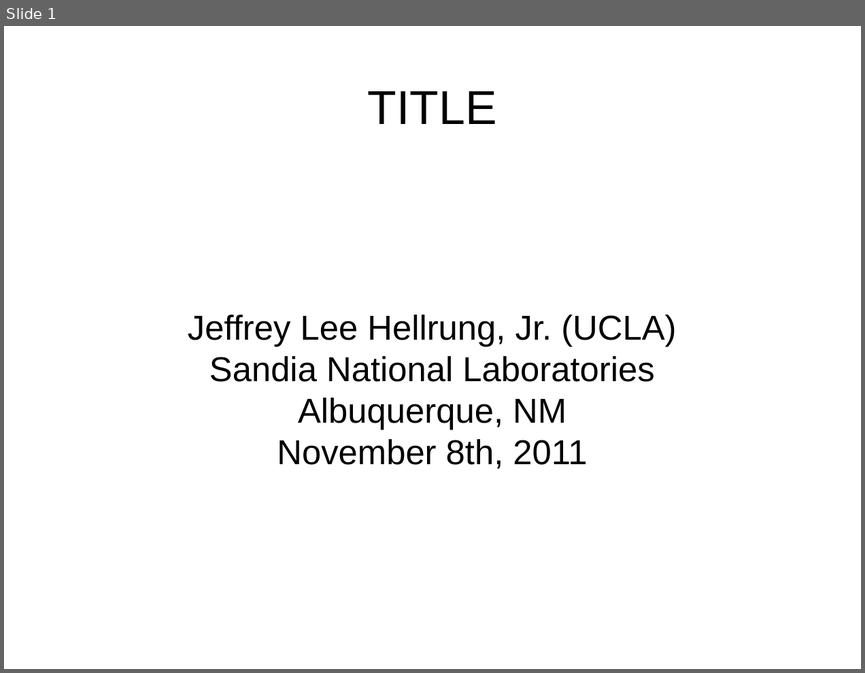
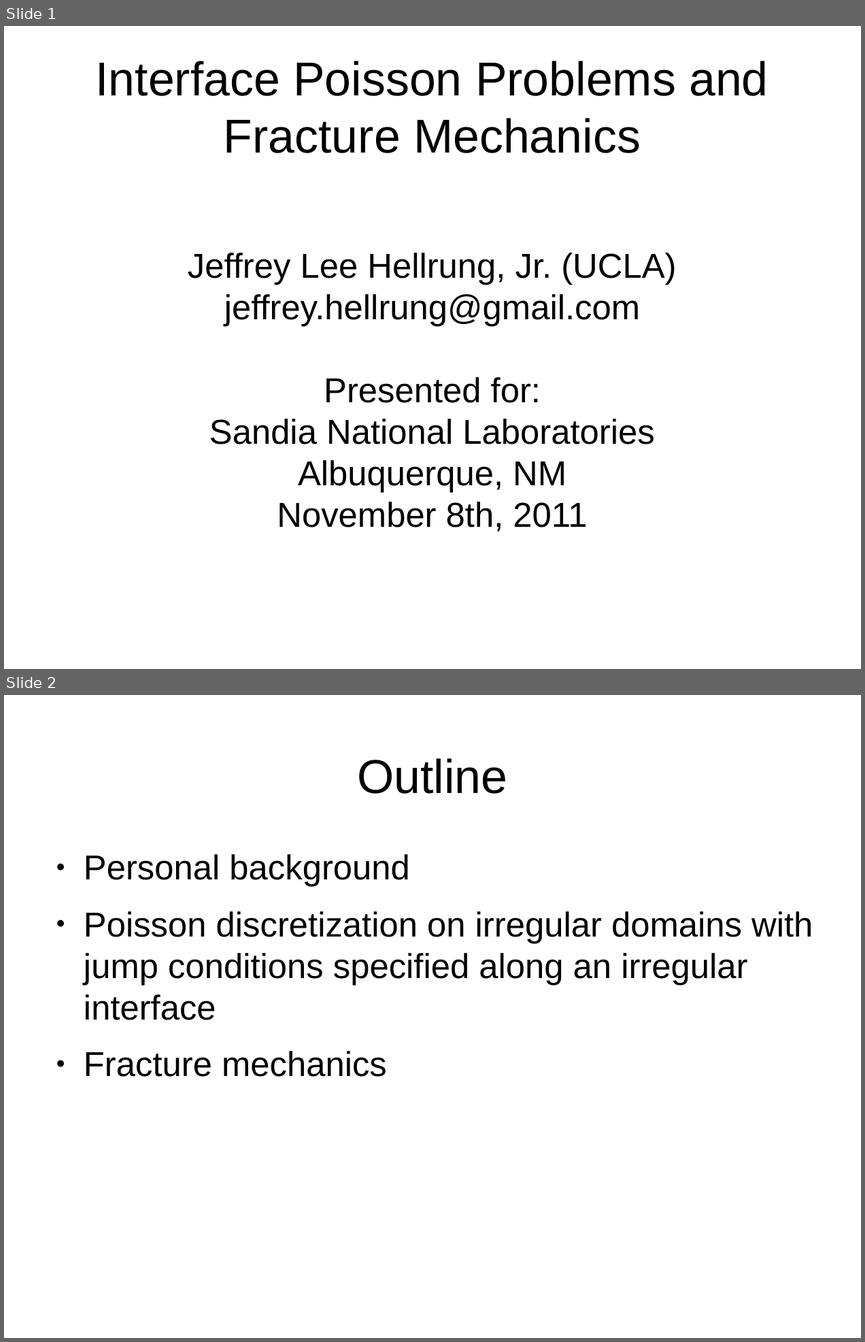
Before and after one commit to jhellrung/documents, a slide deck: presentations/sandia.2011.11.08/slides.odp. Shown one above the other, each under a label of ours: slide 1 before the commit, slides 1 and 2 after it. The pictures are 865x673 and 865x1342 pixels, drawn with LibreOffice and Linux fonts; fonts in the diff are those of the drawing. Boxes give left, top, right and bottom in pixels: in the first picture for what was removed or moved away, otherwise in the second. Text is boxed around its words. In the diff, an @@ line names an element or a change of style, - is before the commit and + after.

```diff
--- a/presentations/sandia.2011.11.08/slides.odp
+++ b/presentations/sandia.2011.11.08/slides.odp
@@ slide 2 added at (x1=4, y1=695, x2=861, y2=1338), background #FFFFFF @@
@@ title added at (x1=357, y1=758, x2=507, y2=794), 44 pt, text #000000 @@
+Outline
@@ text added at (x1=84, y1=854, x2=813, y2=1076), 32 pt, text #000000 @@
+● Personal background
+● Poisson discretization on irregular domains with jump conditions specified along an irregular interface
+● Fracture mechanics
@@ slide 1 changed as well @@
@@ title at (x1=95, y1=61, x2=768, y2=153): text changed @@
-TITLE
+Interface Poisson Problems and Fracture Mechanics
@@ subtitle at (x1=224, y1=294, x2=640, y2=403): paragraphs added @@
+jeffrey.hellrung@gmail.com
+Presented for:
```
Also in this commit, not shown: 3 other slides added, 1 slide removed, 2 other files.
